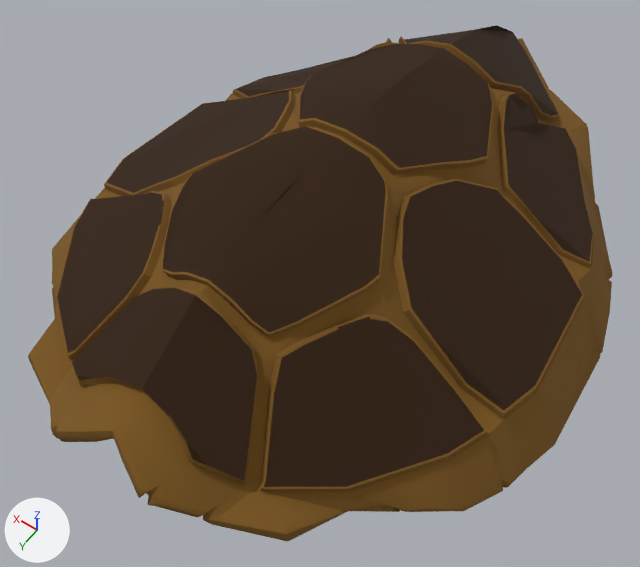
The OBJ model androidAndUi/app/src/main/assets/TurtleShell.obj: old version first, new version second.
Both versions are drawn from a 50 mm lens placed at (-8.69, 13.91, 17.39), pointed at (-0.28, 2.12, -1.13). Every picture has the same lights, and +X, +Y and +Z are marked at lower left. Where no turn or scale is listed for an object, it has been applied to the vertices.

Objects in the first picture: 'TurtleShell'.
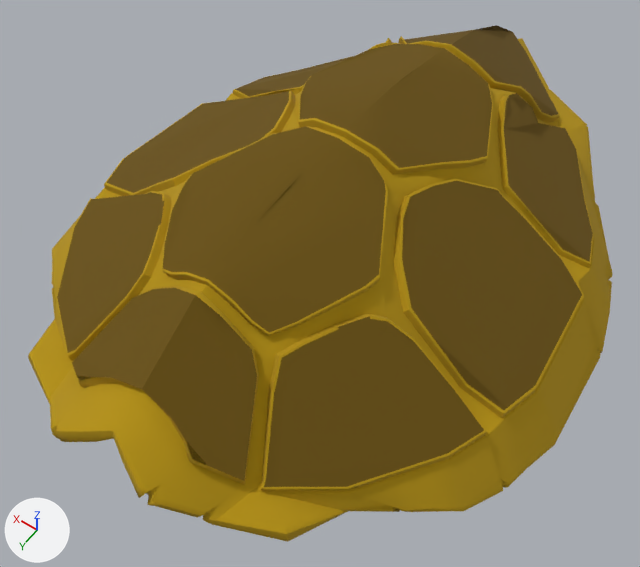
Pixel boxes [x1, y1, x2, y2] of what changed, in the pictures (640 x 567 px):
part 1 of me_turtleshell, recoloured (brown to yellow)
    both: [28, 36, 613, 542]
part 2 of me_turtleshell, recoloured
    both: [57, 25, 593, 487]

The change, as a diff of the scene's bpy script:
```diff
--- a/androidAndUi/app/src/main/assets/TurtleShell.obj.py
+++ b/androidAndUi/app/src/main/assets/TurtleShell.obj.py
@@ mat_lambert18sg @@
+mat_lambert18sg = principled_material('lambert18SG')
+mat_lambert18sg.base_color = (0.45, 0.28, 0.0)  # yellow #b39000
+mat_lambert18sg.roughness = 1.0
@@ mat_lambert19sg @@
+mat_lambert19sg = principled_material('lambert19SG')
+mat_lambert19sg.base_color = (0.14, 0.08, 0.0)  # brown #695000
+mat_lambert19sg.roughness = 1.0
@@ me_turtleshell @@
 me_turtleshell.from_pydata(...)  # 1572 vertices, 1436 faces; spans x -7.4..7.4, y -9.8..9.7, z -2.4..3.1
 # used by ob_turtleshell; location = (0.0, 0.0, 0.0)
+# me_turtleshell part 1: all 1422 faces that had it switch from mat_lambert5sg (brown #795519) to mat_lambert18sg (yellow #b39000)
+# me_turtleshell part 2: all 14 faces that had it switch from mat_lambert6sg (brown #301900) to mat_lambert19sg (brown #695000)
```
